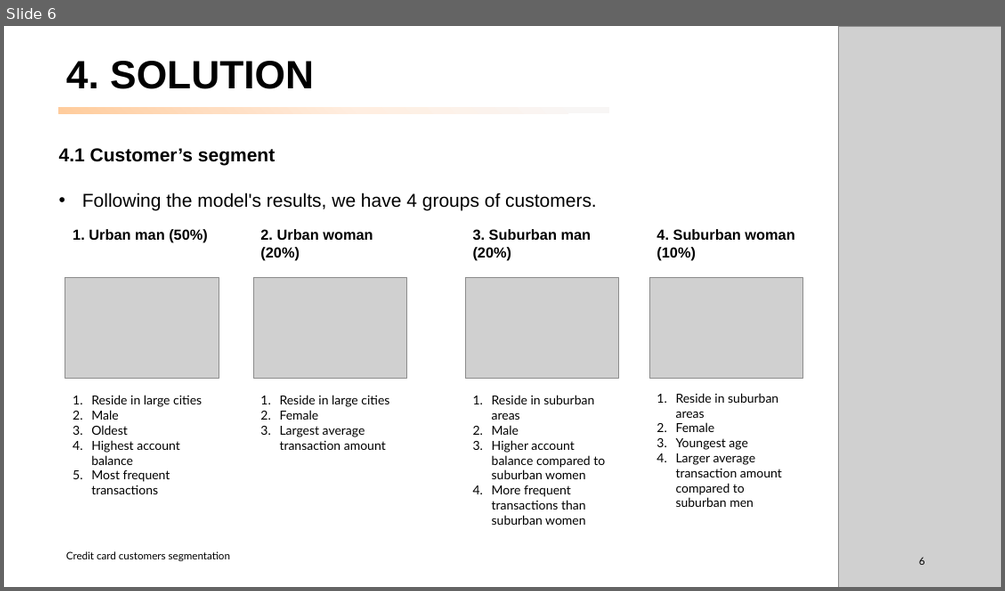
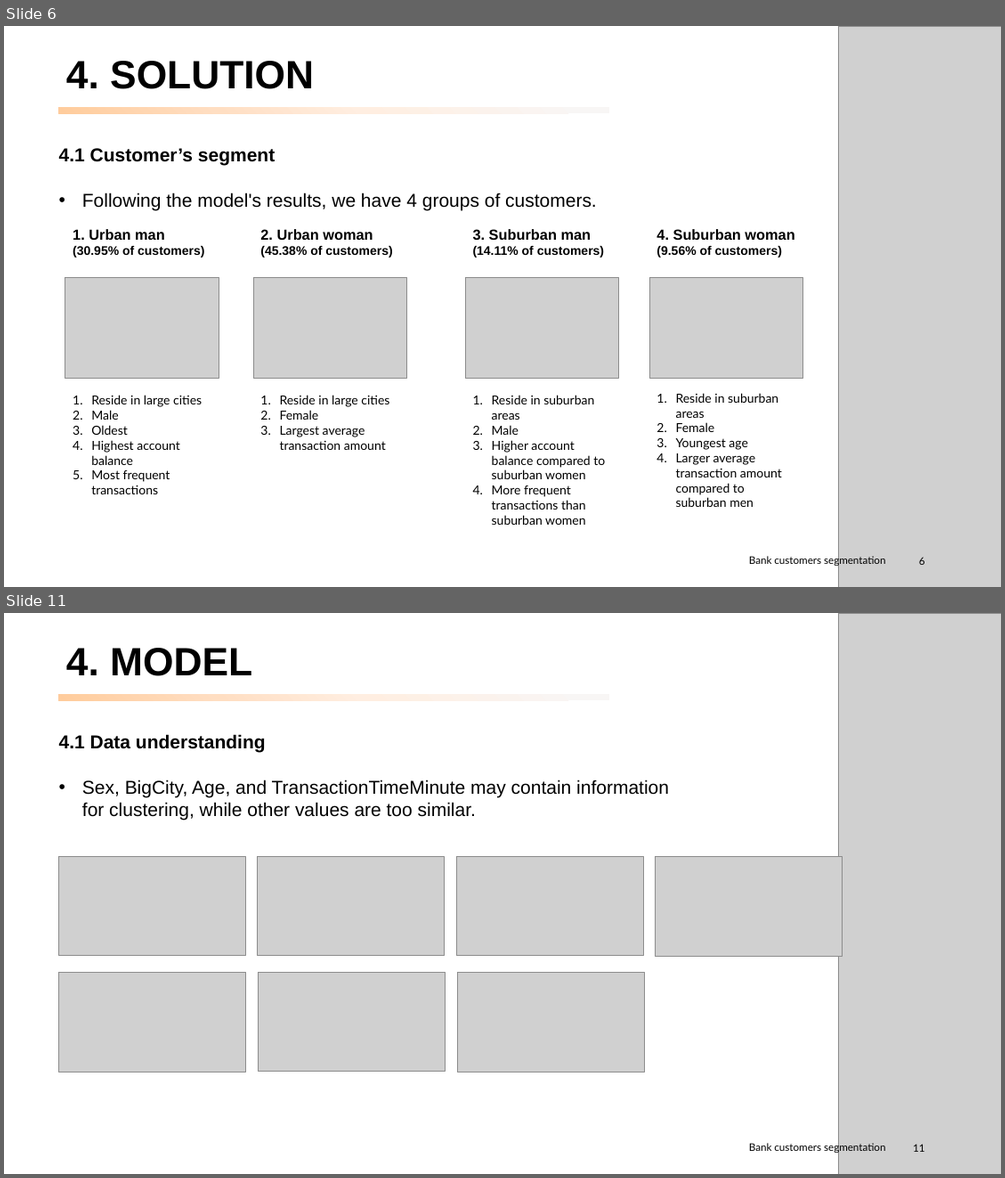
Before and after one commit to peerapat-t/Banking-customer-segmentation, a slide deck: banking customer segmentation.pptx. Shown one above the other, each under a label of ours: slide 6 before the commit, slides 6 and 11 after it; the slides between them are not shown. The pictures are 1005x591 and 1005x1178 pixels, drawn with LibreOffice and Linux fonts; fonts in the diff are those of the drawing; grey boxes stand for pictures. Boxes give left, top, right and bottom in pixels: in the first picture for what was removed or moved away, otherwise in the second. Text is boxed around its words. In the diff, an @@ line names an element or a change of style, - is before the commit and + after.

```diff
--- a/banking customer segmentation.pptx
+++ b/banking customer segmentation.pptx
@@ slide 11 added at [4,613,1001,1174], background #FFFFFF @@
@@ picture added at [838,613,1001,1174] @@
@@ title added at [66,648,252,676], 38 pt, text #000000, bold @@
+4. MODEL
@@ rectangle added at [58,695,609,700], fill gradient #FFCC9C to #FFDEC3 to #FFEEE2 to #F8F6F5 @@
@@ text added at [59,734,669,819], 18 pt, text #000000 @@
+4.1 Data understanding
+• Sex, BigCity, Age, and TransactionTimeMinute may contain information for clustering, while other values are too similar.
@@ picture added at [58,857,245,956] @@
@@ picture added at [258,857,445,956] @@
@@ picture added at [456,857,643,956] @@
@@ picture added at [655,857,842,957] @@
@@ picture added at [58,972,245,1072] @@
@@ picture added at [259,972,445,1070] @@
@@ picture added at [457,972,644,1072] @@
@@ text added at [749,1142,885,1153], 10 pt, text #000000 @@
+Bank customers segmentation
@@ page number added at [913,1143,924,1151], 10 pt, text #000000 @@
+11
@@ slide 6 changed as well @@
@@ text at [73,229,204,257]: text changed; size 14 to 12 pt @@
-1. Urban man (50%)
+1. Urban man
+(30.95% of customers)
@@ text at [260,229,392,257]: text changed; size 14 to 12 pt @@
-2. Urban woman
-(20%)
+2. Urban woman
+(45.38% of customers)
@@ text at [473,229,604,257]: text changed; size 14 to 12 pt @@
-3. Suburban man
-(20%)
+3. Suburban man
+(14.11% of customers)
@@ text at [656,229,794,257]: text changed; size 14 to 12 pt @@
-4. Suburban woman
-(10%)
+4. Suburban woman
+(9.56% of customers)
@@ text removed at [66,551,230,561] @@
-Credit card customers segmentation
@@ text added at [749,555,885,566], 10 pt, text #000000 @@
+Bank customers segmentation
```
Also in this commit, not shown: 12 other slides changed, 2 other slides added, 2 other files.
